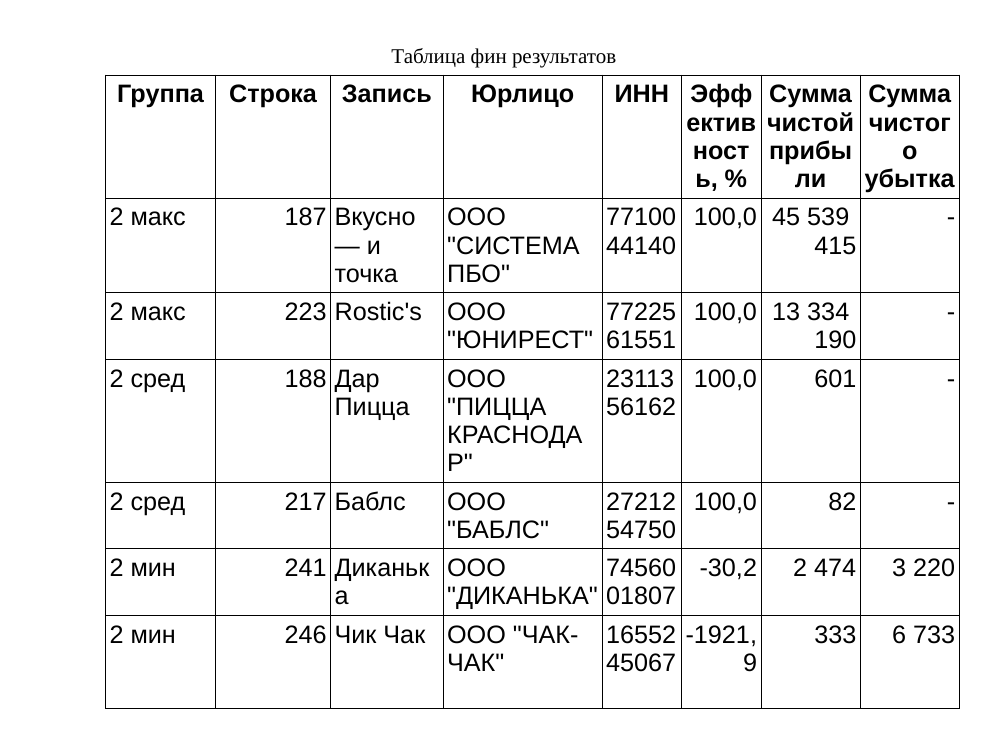
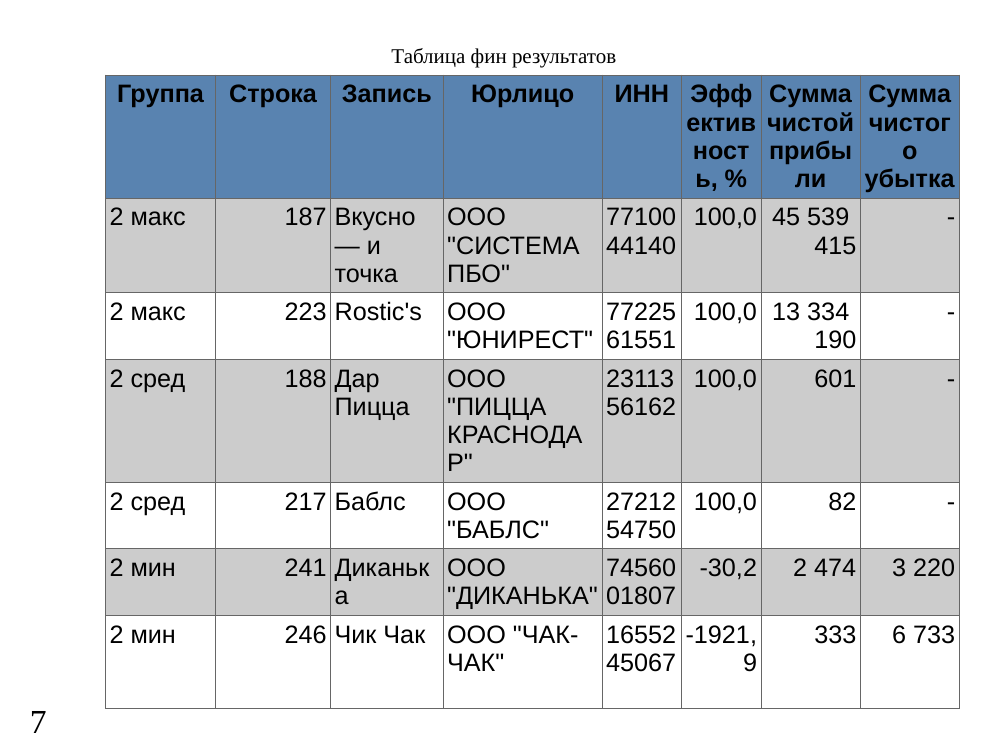
Before and after one commit to Dima3108/DecisionMakingSystems, a slide deck: slide 7 of Результаты работы.pptx. Drawn at 1008x756 pixels with LibreOffice and Linux fonts; fonts in the diff are those of the drawing; background and template pictures are left out. Boxes give left, top, right and bottom in pixels: in the first picture for what was removed or moved away, otherwise in the second. Text is boxed around its words. In the diff, an @@ line names an element or a change of style, - is before the commit and + after.

```diff
--- a/Результаты работы.pptx
+++ b/Результаты работы.pptx
@@ table at [106, 75, 960, 710] @@
@@ fill none to #5983B0 in row 1 @@
@@ fill none to #CCCCCC in 24 cells @@
@@ fill none to #FFFFFF in 24 cells @@
@@ borders changed @@
@@ page number added at [30, 711, 47, 733], 24 pt, text #000000 @@
+7
```
Also in this commit, not shown: 8 other slides changed, 1 slide added, 2 other files.
